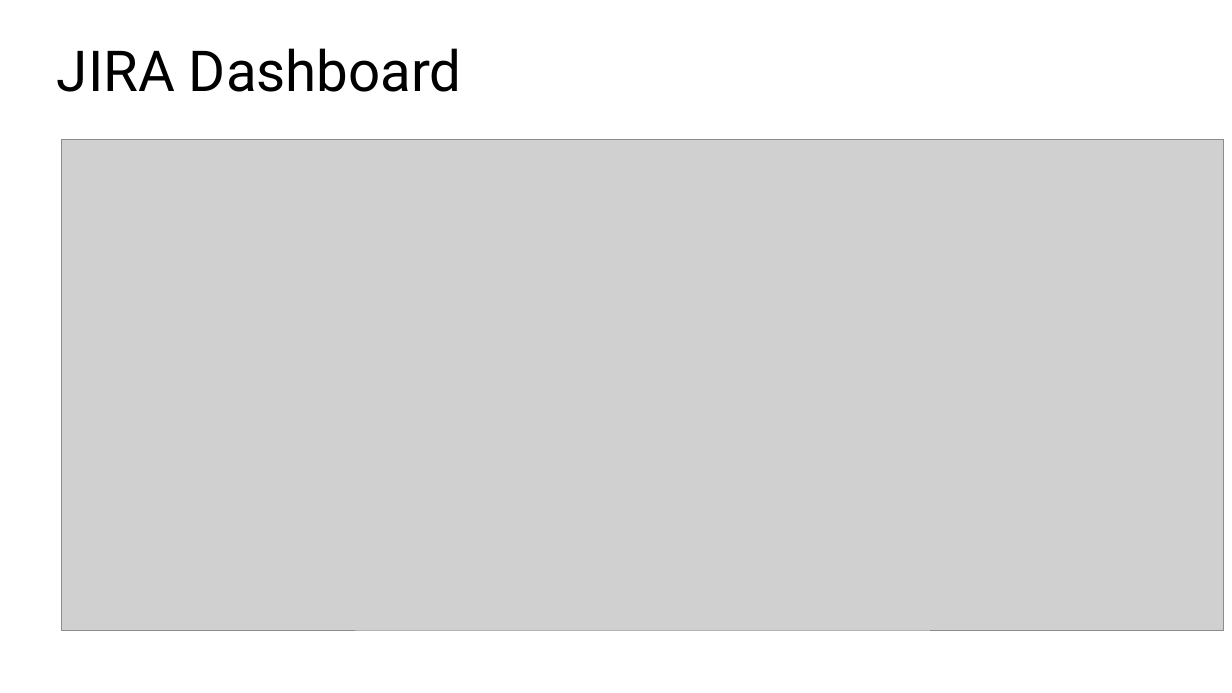
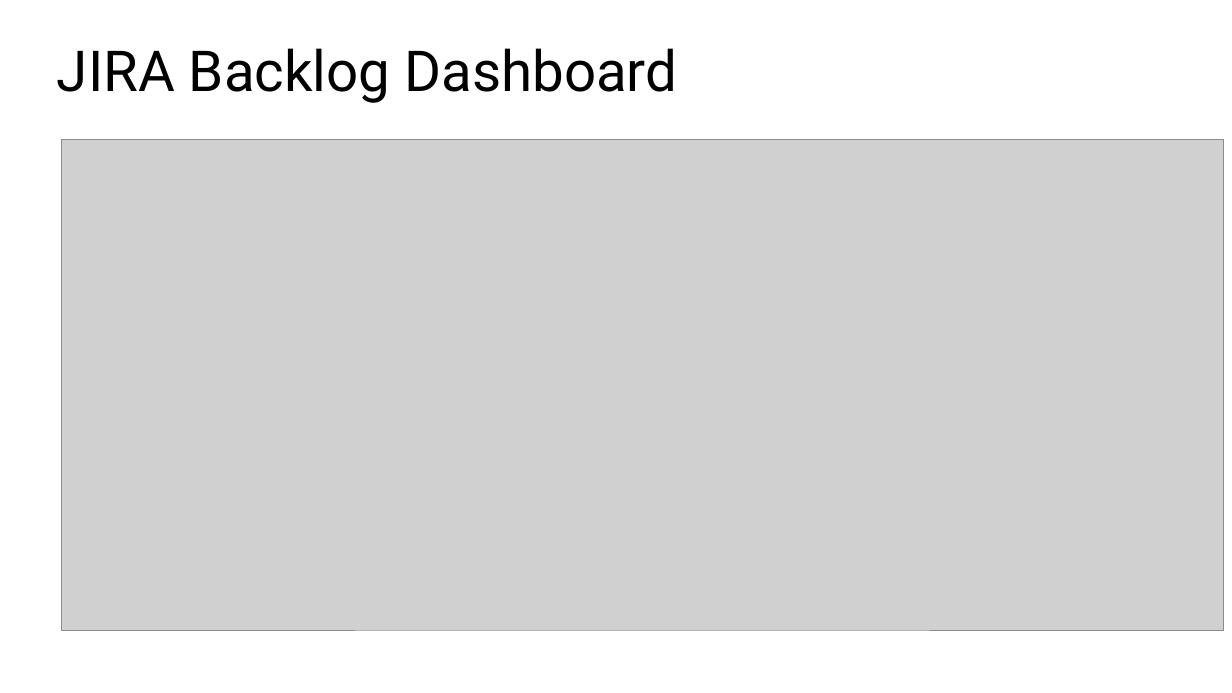
Before and after one commit to sahuljr7/Capstone-Project, a slide deck: slide 12 of PPT.pptx. Drawn at 1232x693 pixels with LibreOffice and Linux fonts; fonts in the diff are those of the drawing; grey boxes stand for pictures. Boxes give left, top, right and bottom in pixels: in the first picture for what was removed or moved away, otherwise in the second. Text is boxed around its words. In the diff, an @@ line names an element or a change of style, - is before the commit and + after.

```diff
--- a/PPT.pptx
+++ b/PPT.pptx
@@ title at [57, 48, 677, 103]: text changed @@
-JIRA Dashboard
+JIRA Backlog Dashboard
```
Also in this commit, not shown: 1 slide added, 1 other file.
